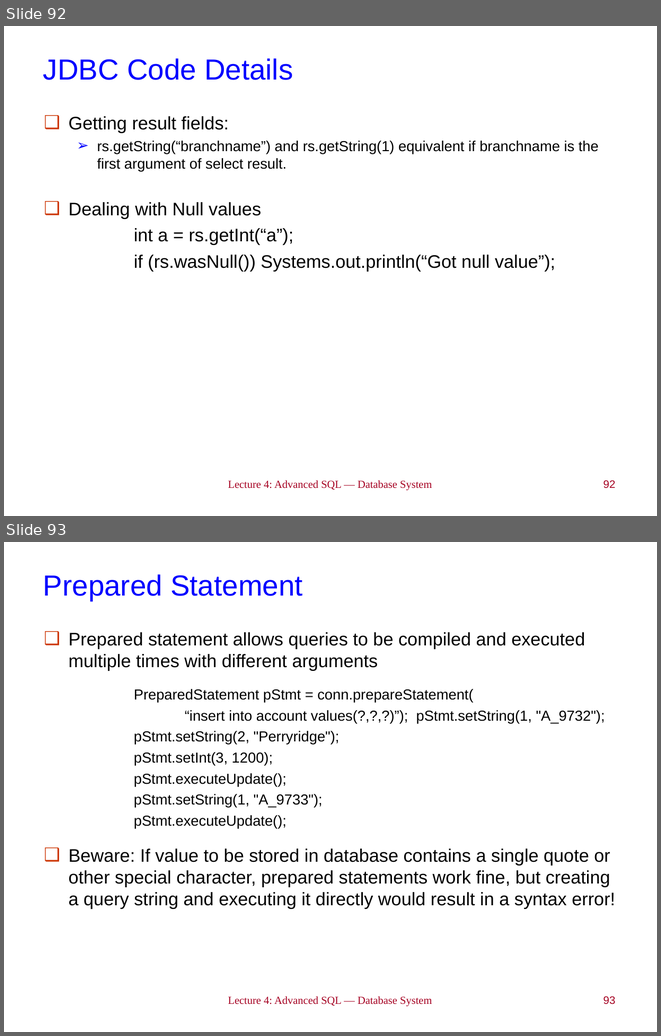
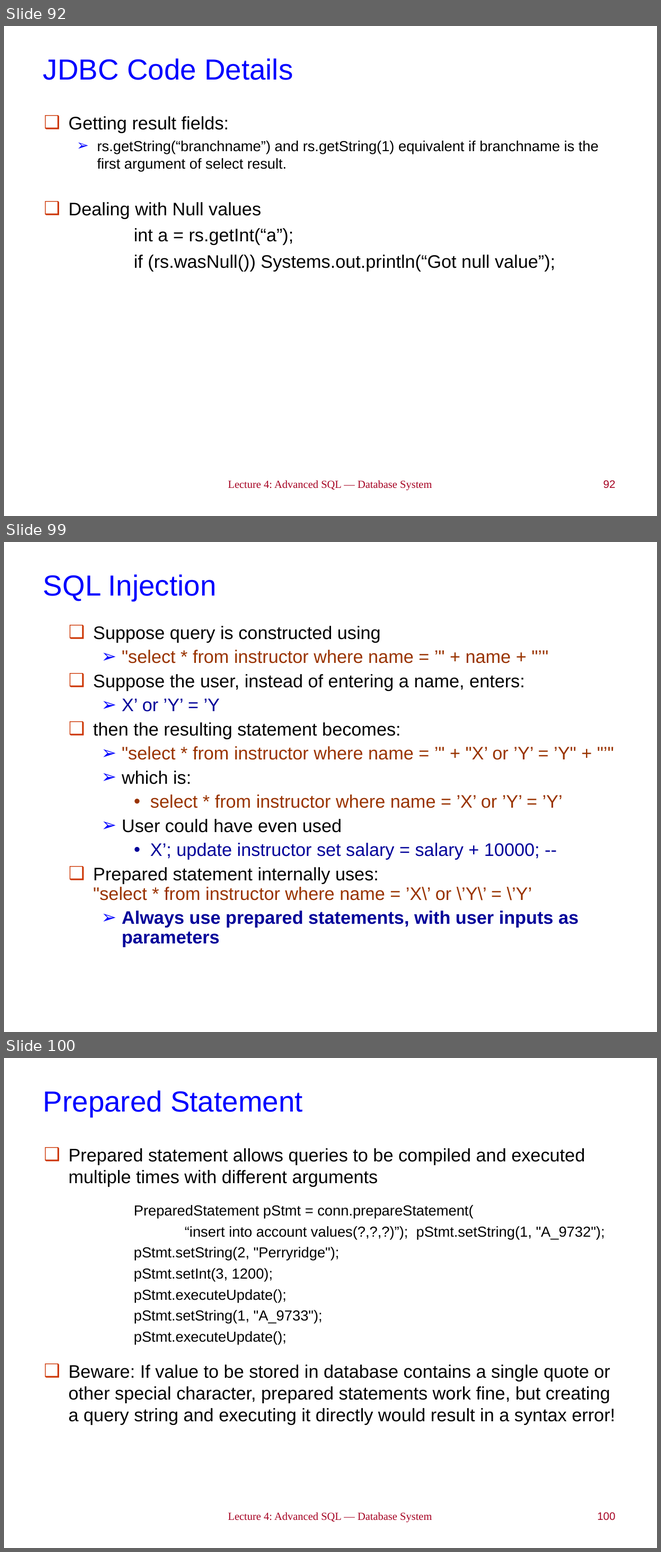
Before and after one commit to LukeLIN-web/DataBase-System-learning, a slide deck: PPT/Lec 4_Advanced SQL.ppt. Shown one above the other, each under a label of ours: slides 92 and 93 before the commit, slides 92, 99 and 100 after it; the slides between them are not shown. The pictures are 661x1036 and 661x1552 pixels, drawn with LibreOffice and Linux fonts; fonts in the diff are those of the drawing. Boxes give left, top, right and bottom in pixels: in the first picture for what was removed or moved away, otherwise in the second. Text is boxed around its words. In the diff, an @@ line names an element or a change of style, - is before the commit and + after.

```diff
--- a/PPT/Lec 4_Advanced SQL.ppt
+++ b/PPT/Lec 4_Advanced SQL.ppt
@@ slide 99 added at <box>4,542,657,1032</box>, background #FFFFFF @@
@@ title added at <box>43,574,217,601</box>, 32 pt, text #0000FF @@
+SQL Injection
@@ text added at <box>93,626,579,946</box>, 20 pt, text #993300 @@
+❑ Suppose query is constructed using
+  ➢ "select * from instructor where name = ’" + name + "’"
+❑ Suppose the user, instead of entering a name, enters:
+  ➢ X’ or ’Y’ = ’Y
+❑ then the resulting statement becomes:
+  ➢ "select * from instructor where name = ’" + "X’ or ’Y’ = ’Y" + "’"
+  ➢ which is:
+    • select * from instructor where name = ’X’ or ’Y’ = ’Y’
+  ➢ User could have even used
+    • X’; update instructor set salary = salary + 10000; --
+❑ Prepared statement internally uses:
+  "select * from instructor where name = ’X\’ or \’Y\’ = \’Y’
+  ➢ Always use prepared statements, with user inputs as parameters
@@ what was slide 93 is now slide 100 @@
@@ page number at <box>597,1512,615,1520</box>: text changed @@
-93
+100
```
Also in this commit, not shown: 3 slides changed, 6 other slides added, 9 other files.
